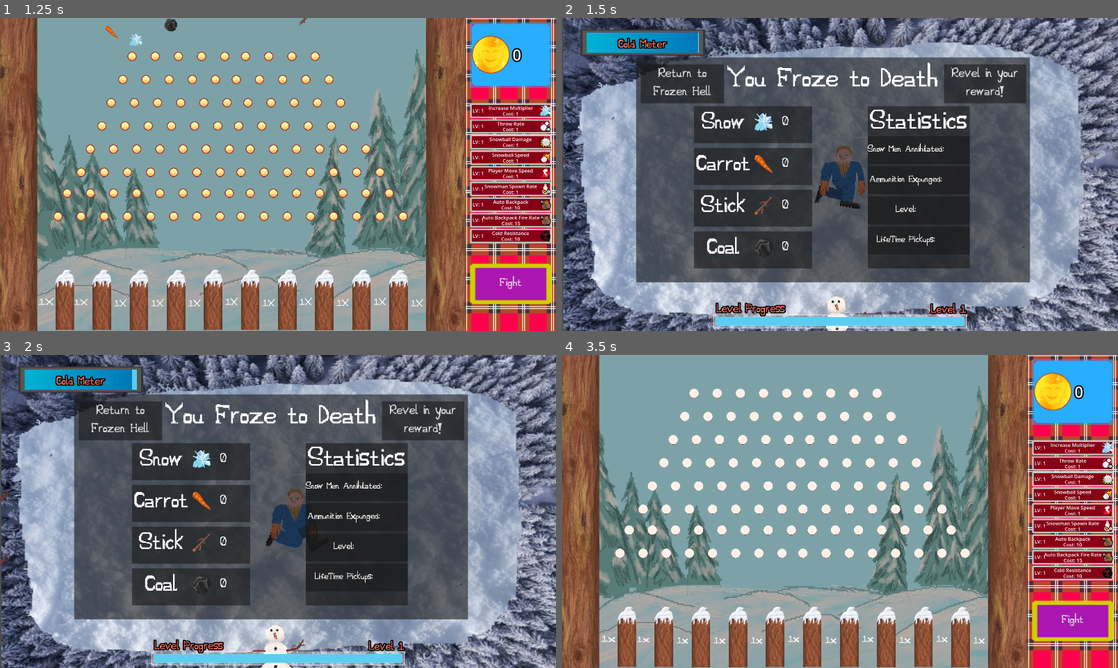
Above: before the commit, frames 1-4 (two rows, left to right).
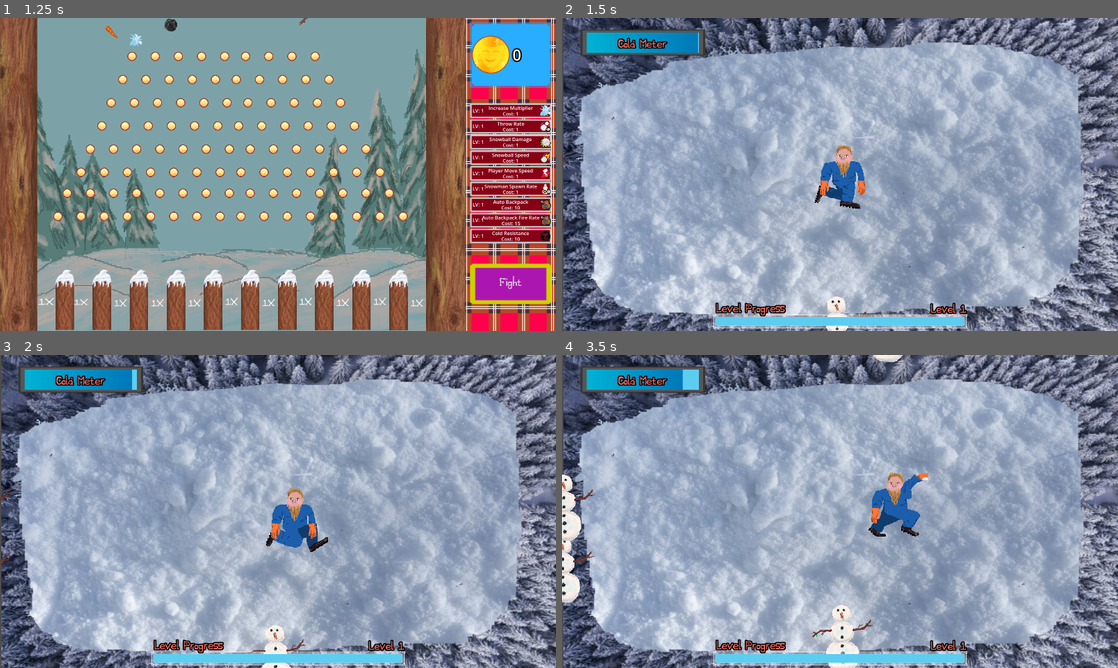
Above: after the commit, the same moments.

Repository: Parker-Vetter/snow-man-brawl
Game: Godot game, scene res://SceneManager/SceneManager.tscn
The game is run twice, just before and just after one commit, with the same random seed, the same clock (stepped at 60 frames per second) and the same inputs.
Inputs (mouse positions are in pixels of both pictures, inside the frame that each line leads up to):
- Up to frame 1 (1.25 s): click "Start game" at 0.5 s
- Up to frame 2 (1.5 s): click "Fight" at 1.25 s
- Up to frame 3 (2 s): no input
- Up to frame 4 (3.5 s): click (984, 420) at 2 s, where only the run before the commit has a clickable "Revel in your reward!"; move the mouse to (962, 495) at 2.77 s; hold Space (Shoot) from 2.78 s (still down); click (962, 495) at 2.92 s

Frame 1 is identical in both runs. In frame 2, 51% of the frame differs, in the area x 13-85%, y 12-85%; in frame 3, 51%; in frame 4, 88%, in the area x 0-100%, y 0-100%.
Error before the commit: Invalid call. Nonexistent function 'get_collected_object_count' in base 'Nil'. (res://MainGame/UI/death.gd:27)
Error after the commit: Modulo by zero error in operator '%'. (res://MainGame/Scenes/audio_mixer.gd:9)

Commit message:
Cycles music, increments round, fixes death
Cycles through music tracks based on rounds played.

Increments the round counter at the start of each level.

Ensures the death panel is initially invisible.

Updates resource references to use explicit UIDs.

Diff:
--- a/MainGame/Scenes/audio_mixer.gd
+++ b/MainGame/Scenes/audio_mixer.gd
@@ -5,7 +5,6 @@
 
 # Called when the node enters the scene tree for the first time.
 func _ready() -> void:
-	var data = main_game.gameData
-	var percentage = data.getUpgradePercentage();
-	stream = music_tracks[percentage * music_tracks.size()]
+	var round = main_game.gameData.rounds_played-1
+	stream = music_tracks[music_tracks.size()%round]
 	self.play()
--- a/MainGame/Scenes/mainGame.tscn
+++ b/MainGame/Scenes/mainGame.tscn
@@ -361,6 +361,7 @@
 
 [node name="Death" type="Panel" parent="CanvasLayer/MainUI" unique_id=1543823432]
 process_mode = 3
+visible = false
 layout_mode = 1
 anchors_preset = -1
 anchor_left = 0.13700001
--- a/MainGame/Scripts/main_game.gd
+++ b/MainGame/Scripts/main_game.gd
@@ -9,6 +9,7 @@
 func load_game_state(new_game_data: GameData):
 	gameData = new_game_data
 	gameData.collected_objects = {}
+	gameData.rounds_played += 1
 	gameData.start_level()
 
 func pause_and_death_menu():
--- a/SceneManager/GameData/game_data.gd
+++ b/SceneManager/GameData/game_data.gd
@@ -13,6 +13,7 @@
 @export var kills = 0;
 @export var snow_balls_thrown = 0;
 @export var lifetime_pickup = 0;
+@export var rounds_played = 0;
 @export var resources_needed_to_progress = 10;
 @export var resources_collected_this_level = 0;
 @export var ready_for_level_transition = false;
Not shown: 2 places in MainGame/Scenes/mainGame.tscn that only renumber resources
